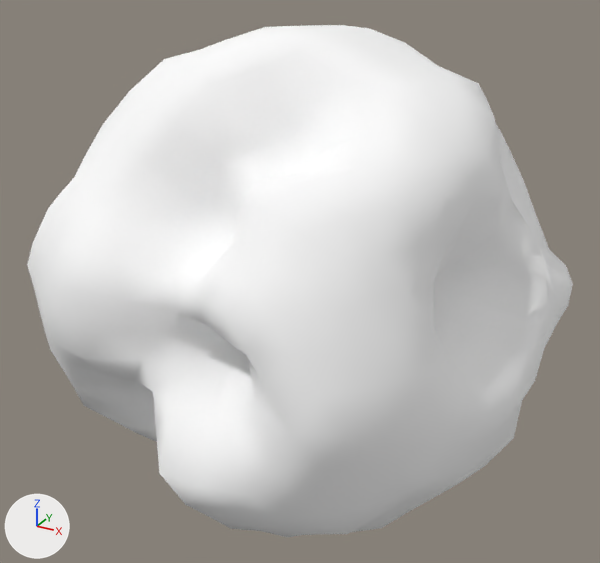
One commit to the glTF model assets/asteroids/asteroid_med_10.glb: the scene before it, then after it.
The view is the same before and after, from a camera (50 mm lens) standing at (1.234, -2.351, 1.186) and looking at (-0.061, 0.003, 0.009). The lights are fixed; the arrows at lower left show +X, +Y and +Z. The picture after the commit comes second. Vertices at exactly the same position are counted once.

Objects in the first picture: 'asteroid_med_10'.
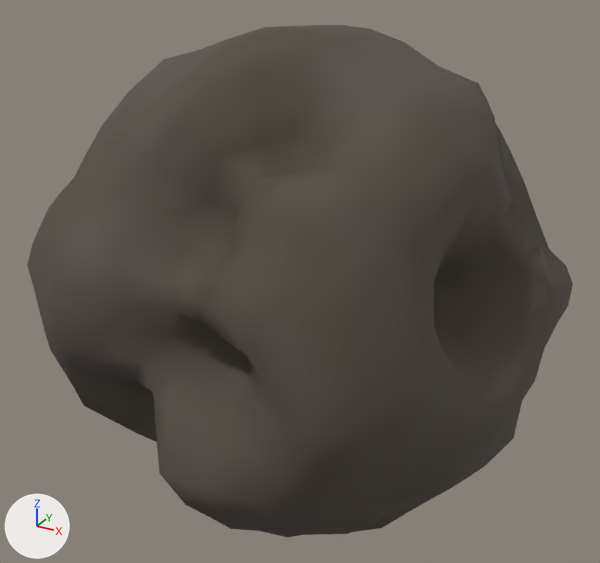
Where the change shows, as pixel boxes [x1, y1, x2, y2] in the pictures (600 x 563 px):
'asteroid_med_10', recoloured (darker)
    both: [27, 25, 573, 537]

Edits to the bpy script that builds the scene:
```text
Change mat_rock_asteroid_med_10:
    where n0 = _N.new('ShaderNodeBsdfPrincipled'); n0.name = 'Principled BSDF'
    remove n0.inputs[0].default_value = (1.0, 1.0, 1.0, 1.0)  # 'Base Color', white #ffffff
    n0.inputs[1].default_value: 0.0317 -> 0.027  # 'Metallic'
    n0.inputs[2].default_value: 0.921 -> 0.85  # 'Roughness'
    add n2 = _N.new('ShaderNodeVertexColor'); n2.name = 'Color Attribute'
    add _L.new(n2.outputs[0], n0.inputs[0])  # 'Color' to 'Base Color'
Change me_icosphere:
    where me_icosphere.from_pydata(...)  # 642 vertices, 1280 faces; spans x -0.89..0.82, y -0.89..0.96, z -0.79..0.88
    used by ob_asteroid_med_10; location = (0.0, 0.0, 0.0)
    me_icosphere part 1: vertex colours changed
```
